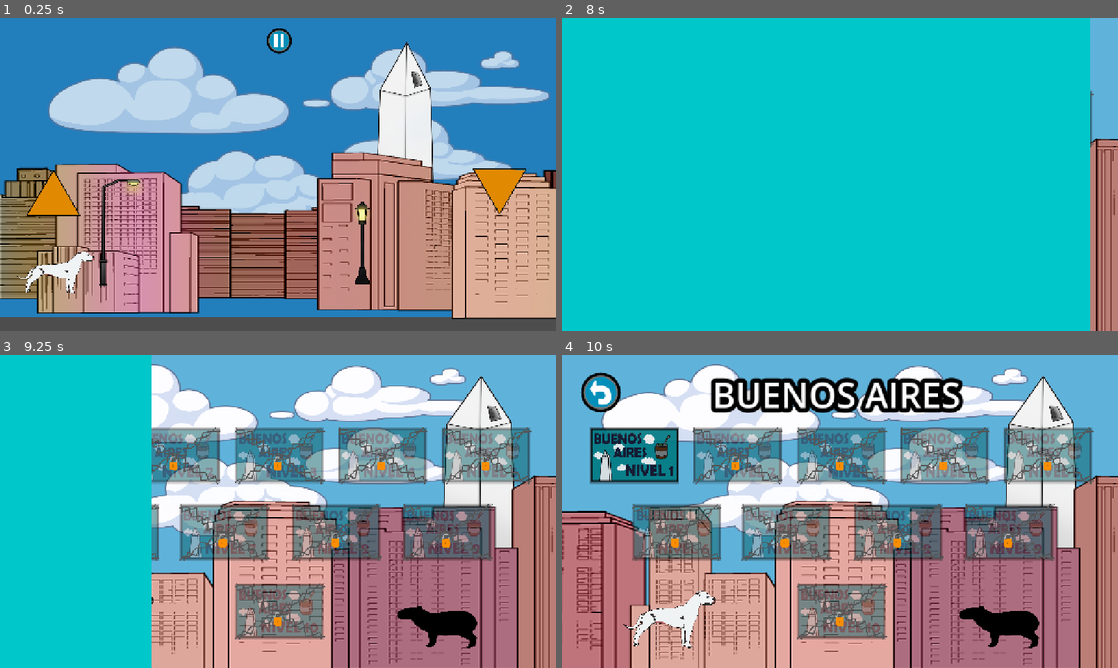
Above: before the commit, frames 1-4 (two rows, left to right).
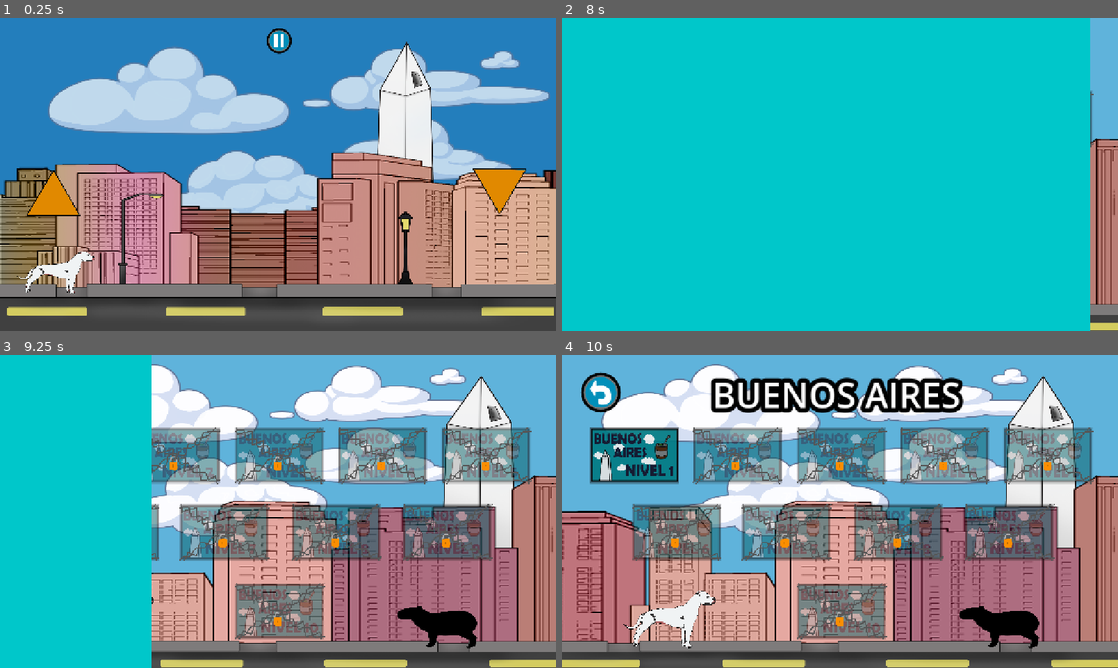
Above: after the commit, the same moments.

Repository: TheLuck12/DogoRun
Game: Godot game, scene res://VersiónFinal/Escenas/Global/nivel_global.tscn
The game is run twice, just before and just after one commit, with the same random seed, the same clock (stepped at 60 frames per second) and the same inputs. This scene is started directly instead of the project's main scene. The engine's default icon, where the game draws it, is replaced by a stand-in: a white triangle on a blue panel in a dark square. Sound files missing from this copy of the repository are replaced by a short silence.
Inputs (mouse positions are in pixels of both pictures, inside the frame that each line leads up to):
- Up to frame 1 (0.25 s): no input
- Up to frame 2 (8 s): click (840, 39) at 0.5 s; click (940, 171) at 1.25 s; click (951, 224) at 2 s; click (756, 196) at 2.75 s; click (756, 196) at 3.5 s; click (756, 196) at 4.25 s; click (756, 240) at 5 s; click "SI" at 5.75 s; click (756, 240) at 6.5 s; click "SI" at 7.25 s
- Up to frame 3 (9.25 s): click (72, 455) at 8 s; click (72, 455) at 8.75 s
- Up to frame 4 (10 s): click (634, 455) at 9.5 s

The runs differ from the first frame. In frame 1, 12% of the frame differs, in the area x 0-100%, y 51-97%; in frame 2, 0.4%; in frame 3, 6.2%; in frame 4, 8.5%.

Commit message:
Configurado poste y piso

Diff:
--- a/VersiónFinal/Codigos/Global/nivel_global.gd
+++ b/VersiónFinal/Codigos/Global/nivel_global.gd
@@ -65,11 +65,19 @@
 			$Parallax/Cielo/NubEst.play("Nubes")
 			$Parallax/Medio/Medio.play("BsAsBDia")
 			$Parallax/Cielo/NubEst.modulate = "ffffffb7"
+			$Parallax/Medio/Postes/Farola.play("SinLuz")
+			$Parallax/Medio/Postes/Farola2.play("SinLuz")
+			$Parallax/Medio/Postes/Poste.play("SinLuz")
+			$Parallax/Medio/Postes/Poste2.play("SinLuz")
 		elif Global.Nivel >= 6:
 			$Parallax/Fondo.modulate = "07101D"
 			$Parallax/Luna.visible = true
 			$Parallax/Medio/Medio.play("BsAsBNoche")
 			$Parallax/Cielo/NubEst.play("Estrellas")
+			$Parallax/Medio/Postes/Farola.play("ConLuz")
+			$Parallax/Medio/Postes/Farola2.play("ConLuz")
+			$Parallax/Medio/Postes/Poste.play("ConLuz")
+			$Parallax/Medio/Postes/Poste2.play("ConLuz")
 			$Parallax/Cielo/NubEst.modulate = "ffffff"
 func MostrarMenuP():
 	if Global.pausa == true:
--- a/VersiónFinal/Escenas/Global/nivel_global.tscn
+++ b/VersiónFinal/Escenas/Global/nivel_global.tscn
@@ -24,8 +24,10 @@
 [ext_resource type="Texture2D" uid="uid://duras7iy31qc7" path="res://VersiónFinal/Assets/Cielo/Noche.png" id="17_qw1sj"]
 [ext_resource type="PackedScene" uid="uid://bha7dt506gu7a" path="res://VersiónFinal/Escenas/Global/meta.tscn" id="18_yp322"]
 [ext_resource type="Texture2D" uid="uid://bxrkptlt7o0g7" path="res://VersiónFinal/Assets/Cielo/luna.png" id="19_3r2fm"]
+[ext_resource type="Texture2D" uid="uid://c6f3ykcmwavwm" path="res://VersiónFinal/Assets/Edificios/postes sinluz2.png" id="23_t6b4p"]
 [ext_resource type="Texture2D" uid="uid://ye5u8kq1stt1" path="res://VersiónFinal/Assets/Edificios/poste 2.png" id="23_vvbdr"]
 [ext_resource type="Texture2D" uid="uid://cko6dcspclo65" path="res://VersiónFinal/Assets/Edificios/poste 1.png" id="24_rpbly"]
+[ext_resource type="Texture2D" uid="uid://badwy4ydeakym" path="res://VersiónFinal/Assets/Edificios/poste sinluz.png" id="26_4nrfd"]
 
 [sub_resource type="RectangleShape2D" id="RectangleShape2D_vtksu"]
 size = Vector2(39340.1, 20)
@@ -76,6 +78,44 @@
 }],
 "loop": true,
 "name": &"BsAsBNoche",
+"speed": 5.0
+}]
+
+[sub_resource type="SpriteFrames" id="SpriteFrames_qna1l"]
+animations = [{
+"frames": [{
+"duration": 1.0,
+"texture": ExtResource("23_vvbdr")
+}],
+"loop": true,
+"name": &"ConLuz",
+"speed": 5.0
+}, {
+"frames": [{
+"duration": 1.0,
+"texture": ExtResource("23_t6b4p")
+}],
+"loop": true,
+"name": &"SinLuz",
+"speed": 5.0
+}]
+
+[sub_resource type="SpriteFrames" id="SpriteFrames_tyjf7"]
+animations = [{
+"frames": [{
+"duration": 1.0,
+"texture": ExtResource("24_rpbly")
+}],
+"loop": true,
+"name": &"ConLuz",
+"speed": 5.0
+}, {
+"frames": [{
+"duration": 1.0,
+"texture": ExtResource("26_4nrfd")
+}],
+"loop": true,
+"name": &"SinLuz",
 "speed": 5.0
 }]
 
@@ -194,39 +234,44 @@
 position = Vector2(1295, 468.75)
 scale = Vector2(1, 0.624305)
 sprite_frames = SubResource("SpriteFrames_juonu")
-animation = &"BsAsBNoche"
+animation = &"BsAsBDia"
 
 [node name="Postes" type="Node2D" parent="Parallax/Medio"]
 
-[node name="Poste1" type="Sprite2D" parent="Parallax/Medio/Postes"]
-position = Vector2(264.708, 487.552)
-scale = Vector2(0.453898, 0.387644)
-texture = ExtResource("23_vvbdr")
-
-[node name="Poste2" type="Sprite2D" parent="Parallax/Medio/Postes"]
-position = Vector2(814.53, 523.594)
-scale = Vector2(0.290495, 0.310116)
-texture = ExtResource("24_rpbly")
-
-[node name="Poste3" type="Sprite2D" parent="Parallax/Medio/Postes"]
-position = Vector2(1526.82, 483.552)
-scale = Vector2(0.453898, 0.387644)
-texture = ExtResource("23_vvbdr")
-
-[node name="Poste4" type="Sprite2D" parent="Parallax/Medio/Postes"]
-position = Vector2(2109.71, 517.642)
-scale = Vector2(0.363118, 0.310116)
-texture = ExtResource("24_rpbly")
+[node name="Poste" type="AnimatedSprite2D" parent="Parallax/Medio/Postes"]
+position = Vector2(304, 504)
+scale = Vector2(0.5, 0.337125)
+sprite_frames = SubResource("SpriteFrames_qna1l")
+animation = &"SinLuz"
+
+[node name="Poste2" type="AnimatedSprite2D" parent="Parallax/Medio/Postes"]
+position = Vector2(1508, 504)
+scale = Vector2(0.5, 0.337125)
+sprite_frames = SubResource("SpriteFrames_qna1l")
+animation = &"SinLuz"
+
+[node name="Farola" type="AnimatedSprite2D" parent="Parallax/Medio/Postes"]
+position = Vector2(917, 537)
+scale = Vector2(0.3, 0.28)
+sprite_frames = SubResource("SpriteFrames_tyjf7")
+animation = &"SinLuz"
+
+[node name="Farola2" type="AnimatedSprite2D" parent="Parallax/Medio/Postes"]
+position = Vector2(1980, 537)
+scale = Vector2(0.3, 0.28)
+sprite_frames = SubResource("SpriteFrames_tyjf7")
+animation = &"SinLuz"
 
 [node name="Piso" type="ParallaxLayer" parent="Parallax"]
 motion_scale = Vector2(1.29, 1)
 motion_mirroring = Vector2(1280, 0)
 
 [node name="Pisos" type="AnimatedSprite2D" parent="Parallax/Piso"]
-position = Vector2(635.5, 426)
-scale = Vector2(2.566, 3)
+position = Vector2(1328, 502)
+scale = Vector2(0.852667, 0.469964)
 sprite_frames = SubResource("SpriteFrames_qo3xd")
 animation = &"BsAs"
+offset = Vector2(-813.523, -88)
 
 [node name="PosicionDeMenu" type="Node2D" parent="."]
 
--- a/VersiónFinal/Escenas/Menues/Niveles/nivel_1_10.tscn
+++ b/VersiónFinal/Escenas/Menues/Niveles/nivel_1_10.tscn
@@ -279,8 +279,8 @@
 texture = ExtResource("14_cobrd")
 
 [node name="PisoBsAs" type="Sprite2D" parent="."]
-position = Vector2(640, 539)
-scale = Vector2(2.608, 1.935)
+position = Vector2(640, 534)
+scale = Vector2(0.889646, 0.383358)
 texture = ExtResource("21_iliiw")
 
 [node name="Jugador" parent="." instance=ExtResource("21_d16m5")]
--- a/VersiónFinal/Escenas/Menues/menu_principal.tscn
+++ b/VersiónFinal/Escenas/Menues/menu_principal.tscn
@@ -150,15 +150,15 @@
 frame_progress = 0.983812
 
 [node name="Pisos" type="AnimatedSprite2D" parent="Animacion"]
-position = Vector2(638, 426)
-scale = Vector2(2.57056, 3)
+position = Vector2(641.878, 408.207)
+scale = Vector2(0.858504, 0.598559)
 sprite_frames = SubResource("SpriteFrames_hraw3")
 animation = &"BsAs"
 frame_progress = 0.882393
 
 [node name="Pisos2" type="AnimatedSprite2D" parent="Animacion"]
-position = Vector2(1921, 426)
-scale = Vector2(2.566, 3)
+position = Vector2(1921.64, 408)
+scale = Vector2(0.848486, 0.598558)
 sprite_frames = SubResource("SpriteFrames_hraw3")
 animation = &"BsAs"
 
Not shown, added: VersiónFinal/Assets/Edificios/poste sinluz.png.import
Not shown, added: VersiónFinal/Assets/Edificios/postes sinluz2.png.import
Not shown: 1 places in VersiónFinal/Escenas/Global/nivel_global.tscn that only renumber resources
